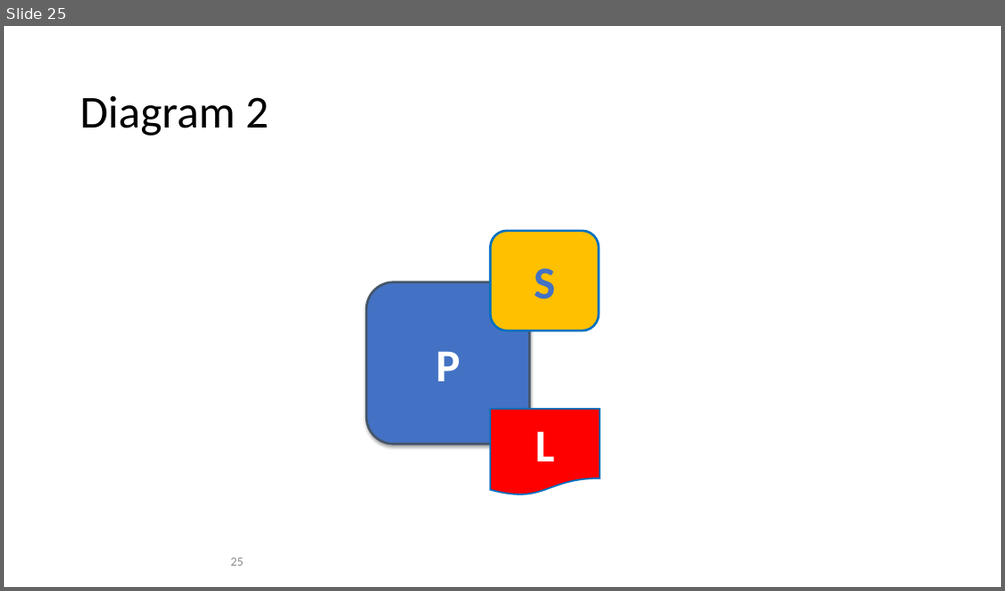
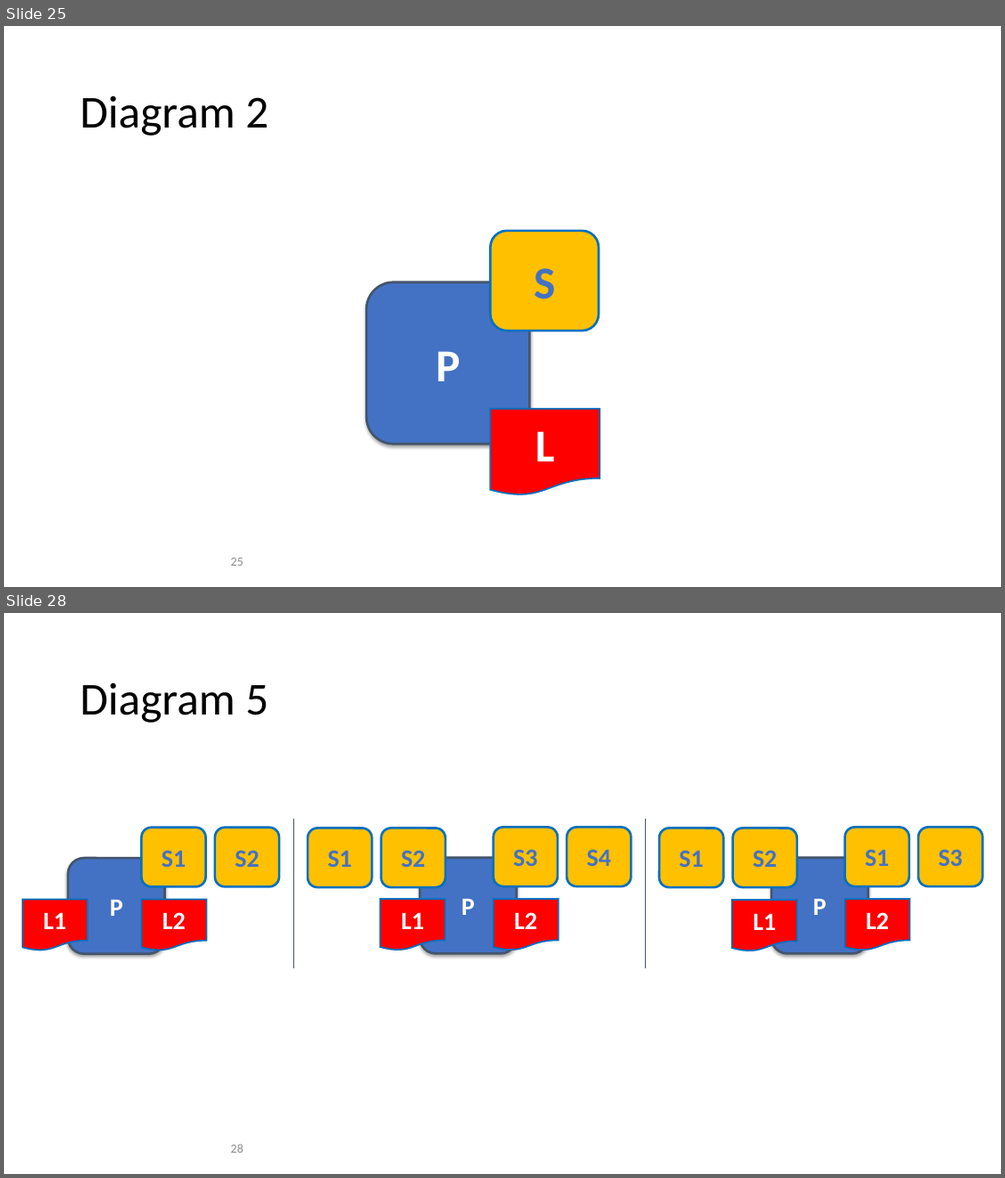
Before and after one commit to FabricTOC/FabricTOC, a slide deck: docs/OtherSourceMaterial/Diagrams.pptx. Shown one above the other, each under a label of ours: slide 25 before the commit, slides 25 and 28 after it; the slides between them are not shown. The pictures are 1005x591 and 1005x1178 pixels, drawn with LibreOffice and Linux fonts; fonts in the diff are those of the drawing. Boxes give left, top, right and bottom in pixels: in the first picture for what was removed or moved away, otherwise in the second. Text is boxed around its words. In the diff, an @@ line names an element or a change of style, - is before the commit and + after.

```diff
--- a/docs/OtherSourceMaterial/Diagrams.pptx
+++ b/docs/OtherSourceMaterial/Diagrams.pptx
@@ slide 28 added at (x1=4, y1=613, x2=1001, y2=1174), background #FFFFFF @@
@@ title added at (x1=80, y1=682, x2=268, y2=722), 44 pt, text #000000 @@
+Diagram 5
@@ group added at (x1=23, y1=819, x2=983, y2=967): 13 rounded rectangles, 6 flow chart documents, 2 lines @@
+P
+L2
+S3
+S4
+S1
+S2
+L1
+P
+L2
+S1
+S3
+S1
+S2
+L1
+P
+L2
+S1
+S2
+L1
@@ page number added at (x1=231, y1=1143, x2=243, y2=1152), 12 pt, text #8C8C8C @@
+28
```
Also in this commit, not shown: 5 slides changed, 1 other slide added, 2 other files.
